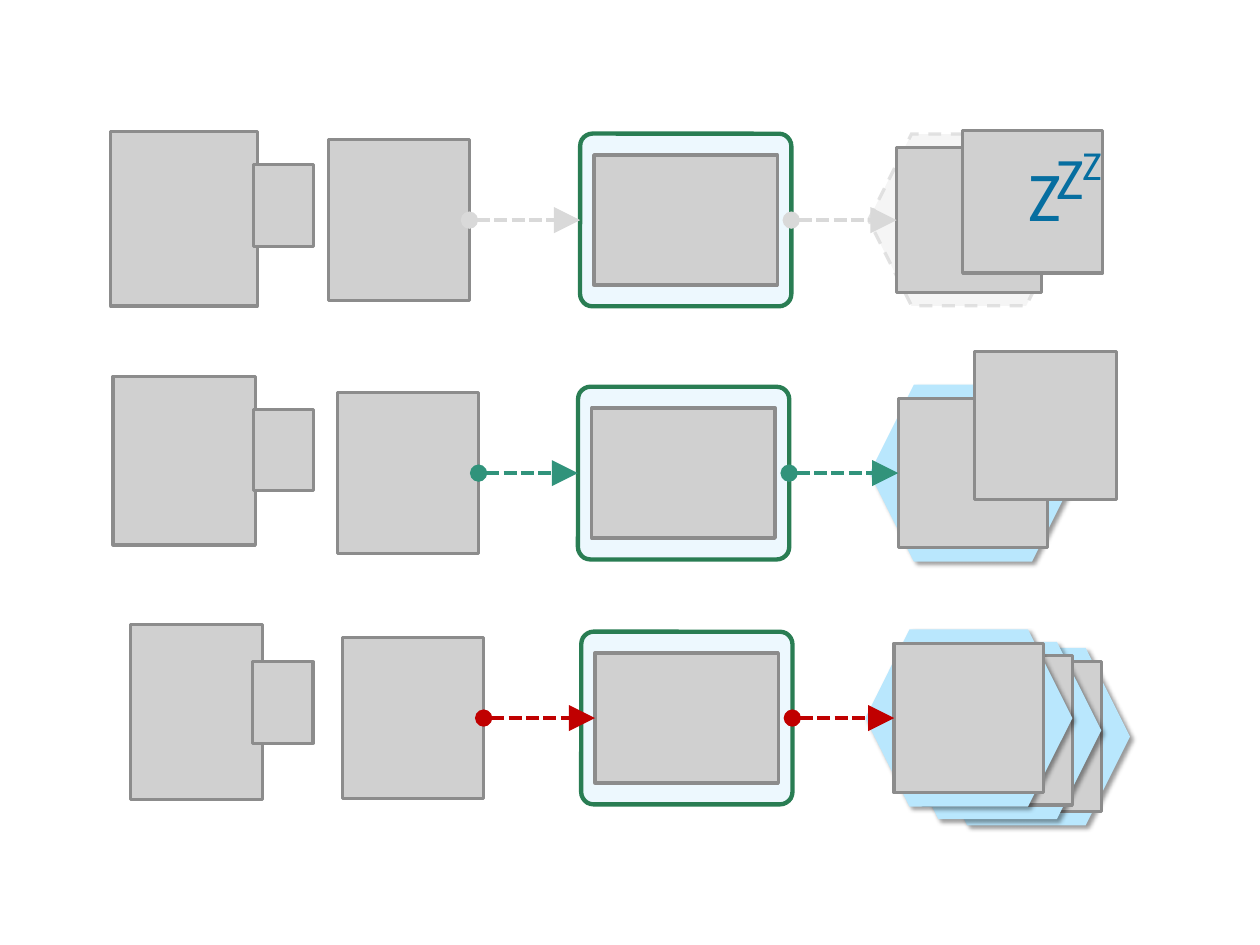
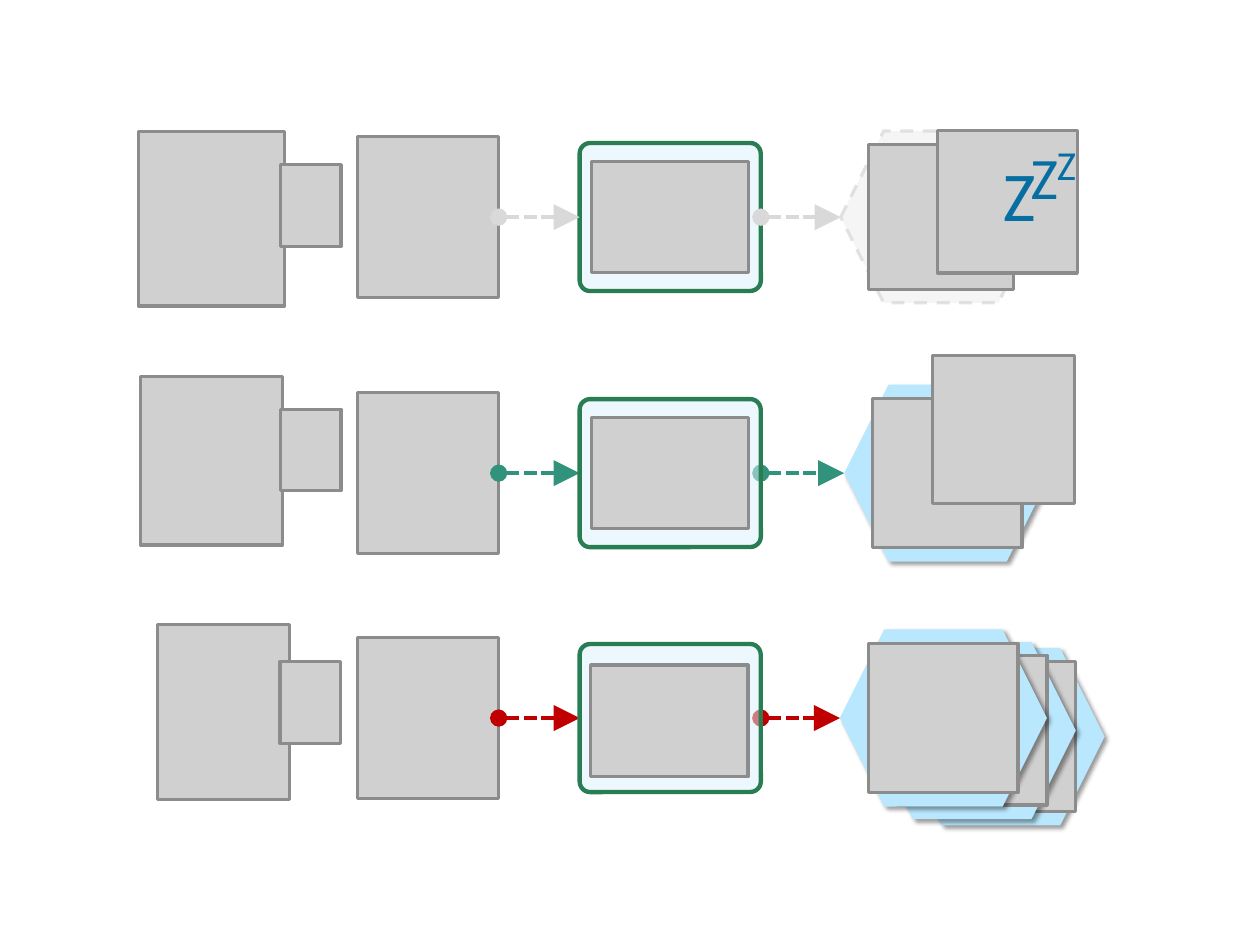
Before and after one commit to apache/openwhisk-website, a slide deck: slide 1 of images/runtimes/OW-Utilization-Scaling.pptx. Drawn at 1260x945 pixels with LibreOffice and Linux fonts; fonts in the diff are those of the drawing; grey boxes stand for pictures. Boxes give left, top, right and bottom in pixels: in the first picture for what was removed or moved away, otherwise in the second. Text is boxed around its words. In the diff, an @@ line names an element or a change of style, - is before the commit and + after.

```diff
--- a/images/runtimes/OW-Utilization-Scaling.pptx
+++ b/images/runtimes/OW-Utilization-Scaling.pptx
@@ picture: place and size @@
-picture at box(328, 139, 469, 299)
+picture at box(359, 135, 501, 296)
@@ rounded rectangle: place and size @@
-rounded rectangle at box(580, 132, 791, 306)
+rounded rectangle at box(580, 142, 762, 290)
@@ hexagon "+": place and size @@
-hexagon "+" at box(869, 135, 1071, 309)
+hexagon "+" at box(841, 132, 1043, 306)
@@ picture: place and size @@
-picture at box(898, 148, 1043, 293)
+picture at box(869, 145, 1014, 290)
@@ text "Z": place and size @@
-text "Z" at box(1028, 163, 1061, 221)
+text "Z" at box(1003, 163, 1036, 221)
@@ picture: place and size @@
-picture at box(595, 154, 778, 284)
+picture at box(592, 161, 750, 271)
@@ double arrow moved from (469, 220) - (580, 220) to (498, 217) - (580, 217) @@
@@ double arrow moved from (791, 220) - (898, 220) to (762, 217) - (841, 217) @@
@@ picture: place and size @@
-picture at box(973, 353, 1115, 501)
+picture at box(932, 356, 1074, 504)
@@ picture: place and size @@
-picture at box(337, 394, 479, 554)
+picture at box(359, 394, 501, 554)
@@ rounded rectangle: place and size @@
-rounded rectangle at box(576, 387, 788, 561)
+rounded rectangle at box(580, 400, 762, 548)
@@ picture: place and size @@
-picture at box(592, 410, 775, 539)
+picture at box(592, 419, 750, 529)
@@ double arrow moved from (479, 472) - (576, 472) to (498, 472) - (580, 472) @@
@@ double arrow moved from (791, 472) - (898, 472) to (762, 472) - (844, 472) @@
@@ picture: place and size @@
-picture at box(343, 636, 485, 797)
+picture at box(359, 636, 501, 797)
@@ rounded rectangle: place and size @@
-rounded rectangle at box(583, 633, 794, 806)
+rounded rectangle at box(580, 643, 762, 791)
@@ 5 pictures, 4 hexagons, 2 texts: place and size @@
-5 pictures, 4 hexagons, 2 texts at box(866, 129, 1131, 825)
+5 pictures, 4 hexagons, 2 texts at box(841, 129, 1106, 825)
@@ 6 pictures: place and size @@
-6 pictures at box(110, 132, 312, 800)
+6 pictures at box(139, 132, 340, 800)
@@ picture: place and size @@
-picture at box(595, 652, 778, 781)
+picture at box(592, 665, 750, 775)
@@ double arrow moved from (485, 718) - (595, 718) to (498, 718) - (580, 718) @@
@@ double arrow moved from (794, 718) - (895, 718) to (762, 718) - (841, 718) @@
```
Also in this commit, not shown: 2 other files.
